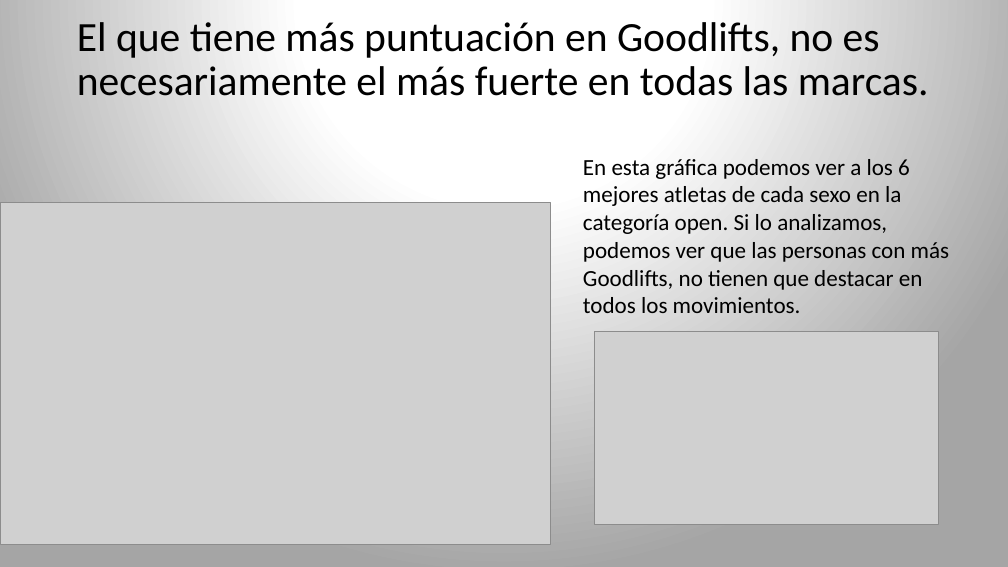
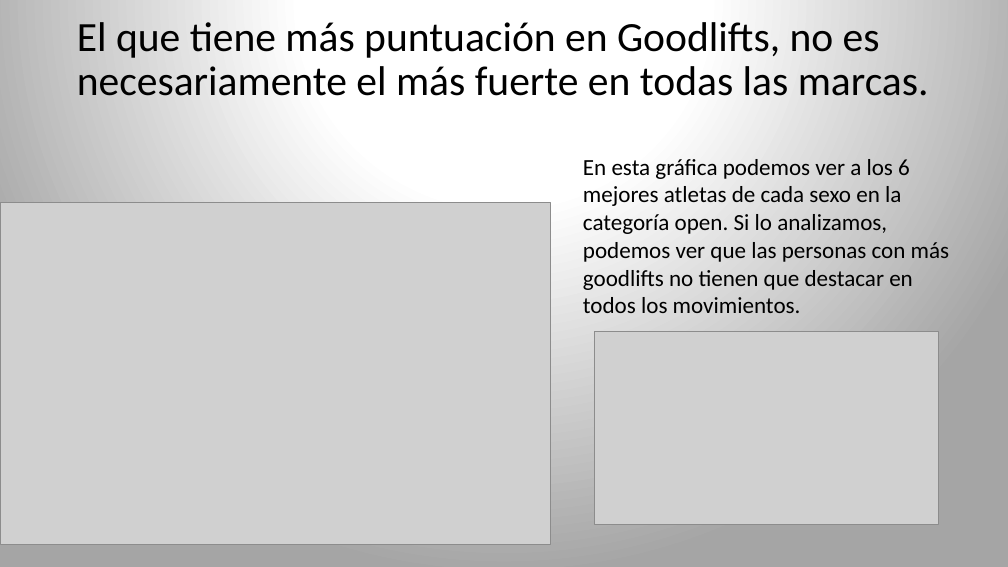
Before and after one commit to enriquerc95/eda_powerlifting, a slide deck: slide 5 of src/memoria.ipnb/EDA POWERLIFTING.pptx. Drawn at 1008x567 pixels with LibreOffice and Linux fonts; fonts in the diff are those of the drawing; grey boxes stand for pictures. Boxes give left, top, right and bottom in pixels: in the first picture for what was removed or moved away, otherwise in the second. Text is boxed around its words. In the diff, an @@ line names an element or a change of style, - is before the commit and + after.

```diff
--- a/src/memoria.ipnb/EDA POWERLIFTING.pptx
+++ b/src/memoria.ipnb/EDA POWERLIFTING.pptx
@@ text at <box>583,159,950,313</box>: text changed @@
-En esta gráfica podemos ver a los 6 mejores atletas de cada sexo en la categoría open. Si lo analizamos, podemos ver que las personas con más Goodlifts, no tienen que destacar en todos los movimientos.
+En esta gráfica podemos ver a los 6 mejores atletas de cada sexo en la categoría open. Si lo analizamos, podemos ver que las personas con más goodlifts no tienen que destacar en todos los movimientos.
```
Also in this commit, not shown: 4 other slides changed.
